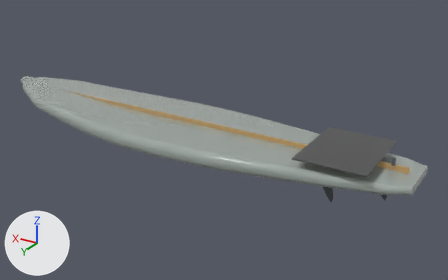
The glTF model app/api/cad/prebuilt/showcase_surfboard_beginner/anatomy_v1.glb, before and after one commit.
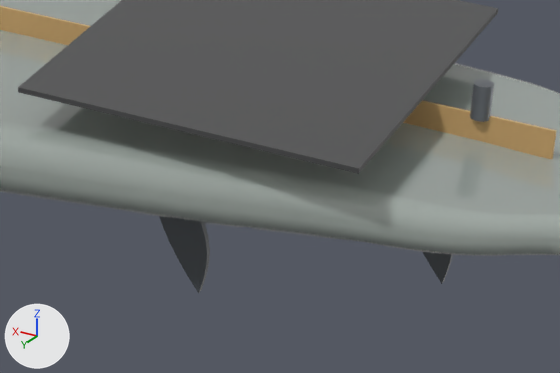
Old and new are each drawn whole from a camera (50 mm lens) standing at (-1.62, 2.34, 1.27) and looking at (-0.17, -0.08, 0.06) and again close up on the part from 64% to 92% of the width and 50% to 79% of the height. The lights are fixed; the arrows at lower left show +X, +Y and +Z. The older version's two pictures come first. Where no turn or scale is listed for an object, it has been applied to the vertices.

The first close-up shows 'fin.2', 'fin.3', 'laminate.002', 'laminate.1', 'pad.1', 'plug.1', 'wood.1'.
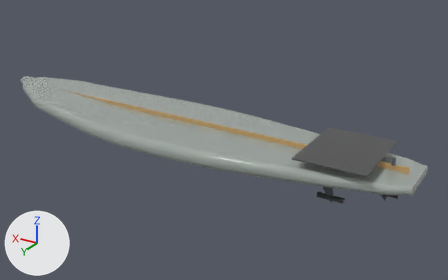
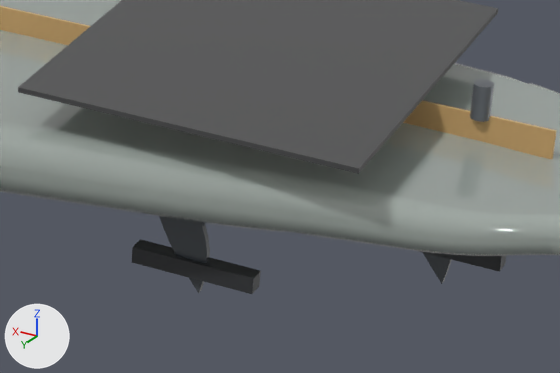
The change, as JSON lines over the scene's bpy script:
```json
{"op": "add", "block": "mat_powder_coat", "code": ["mat_powder_coat = principled_material('powder coat')", "mat_powder_coat.base_color = (0.0273, 0.0296, 0.0331)  # dark grey #2e3033", "mat_powder_coat.roughness = 0.62", "mat_powder_coat.coat_weight = 0.35", "mat_powder_coat.coat_roughness = 0.3"]}
{"op": "add", "block": "me_coat_106", "code": ["me_coat_106 = bpy.data.meshes.new('coat.106')", "me_coat_106.from_pydata(...)  # 16 vertices, 28 faces; spans x -0.1515..-0.0335, y -0.009..0.009, z -0.0024..0.0136", "me_coat_106.materials.append(mat_powder_coat)  # dark grey #2e3033"]}
{"op": "add", "block": "me_coat_105", "code": ["me_coat_105 = bpy.data.meshes.new('coat.105')", "me_coat_105.from_pydata(...)  # 16 vertices, 28 faces; spans x 0.0335..0.1515, y 0.128..0.146, z -0.0136..0.0024", "me_coat_105.materials.append(mat_powder_coat)  # dark grey #2e3033"]}
{"op": "add", "block": "ob_coat_106", "code": ["ob_coat_106 = bpy.data.objects.new('coat.106', me_coat_106)", "ob_coat_106.location = (-0.9155, 0.007, 0.0327)"]}
{"op": "add", "block": "ob_coat_105", "code": ["ob_coat_105 = bpy.data.objects.new('coat.105', me_coat_105)", "ob_coat_105.location = (-0.9155, 0.007, 0.0327)"]}
```

Location of each change, (x1, y1, x2, y2) in pixels of the close-ups (560 x 373 px):
```json
{"object": "coat.105", "change": "added", "after": [132, 239, 261, 294]}
{"object": "coat.106", "change": "added", "after": [419, 251, 506, 272]}
```
